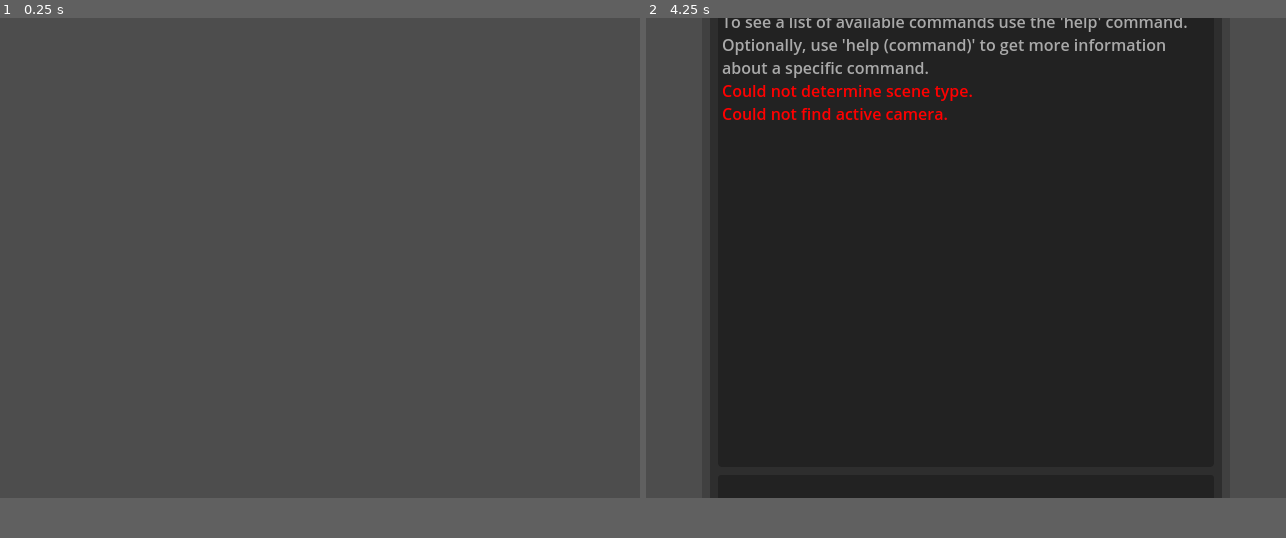
Above: before the commit, frames 1-2 (left to right).
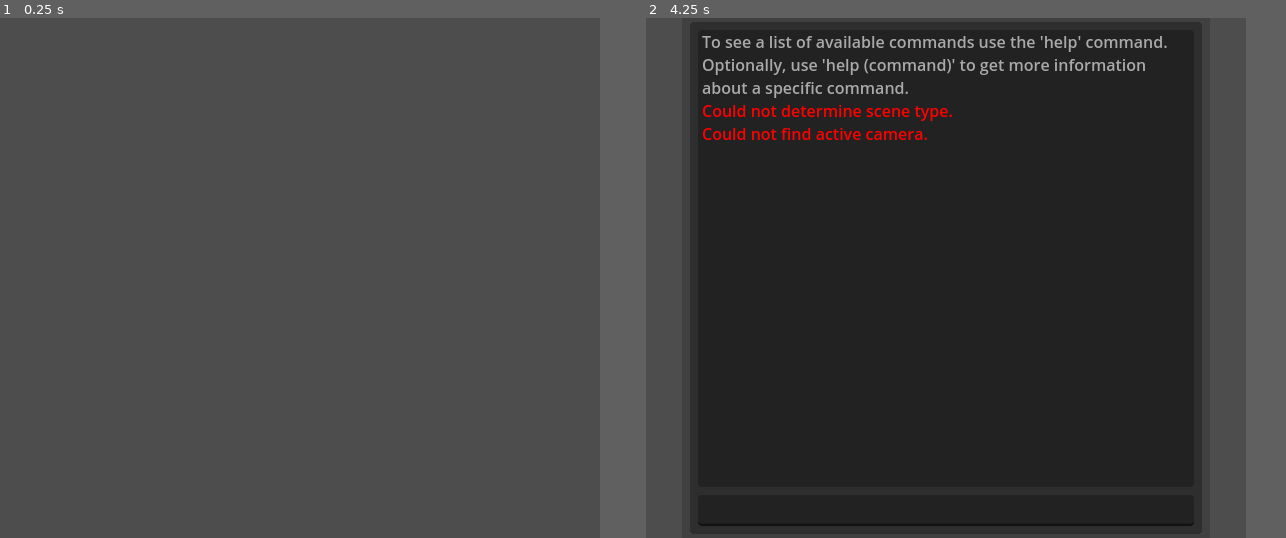
Above: after the commit, the same moments.

Repository: The64thGamer/F-Deem
Game: Godot game, scene res://Scenes/Server.tscn
Same seed, same stepped clock (60 frames per second), same inputs: the game is played once before the commit and once after it.
Inputs (mouse positions are in pixels of both pictures, inside the frame that each line leads up to):
- Up to frame 1 (0.25 s): no input
- Up to frame 2 (4.25 s): tap Enter at 0.5, 0.6, 2, 2.1, 3.5, 3.6 s; move the mouse to (1106, 236) at 0.52 s; hold Up 0.53-1.25 s; click (1106, 236) at 0.67 s; tap Space at 1.25, 2.75 s; drag from (838, 283) to (934, 356) at 1.27 s; move the mouse to (1030, 153) at 2.02 s; hold Up 2.03-2.75 s; drag from (934, 356) to (774, 184) at 2.77 s; move the mouse to (1158, 330) at 3.52 s; hold Down from 3.53 s (still down); tap Escape (Console) at 4.15 s
In our replay, the window is 640x480 before the commit and 600x520 after it. These sizes can differ from the game's own. Grey fills any space a smaller window leaves; there, only what the larger window draws over its background counts as a difference.

The runs differ from the first frame. In frame 1, only the window size differs. In frame 2, 12% of the frame differs, in the area x 0-94%, y 0-100%.

Commit message:
Completed conversion of split server client

Diff:
--- a/Scripts/Client.gd
+++ b/Scripts/Client.gd
@@ -5,15 +5,14 @@
 var address: String = "127.0.0.1"
 var port: int = 7888
 
-#Player Settings
+#Sync Settings
 var playerInfo: Dictionary = {}
-
-#World Settings
 var loadedMaps: Dictionary = {}
-
-#Slow Sync
-var totalConnections: int = 0
-var serverUptime: float = 0
+var serverVariables: Dictionary = {
+	"totalConnections": 0,
+	"serverUptime": 0,
+	"serverName": "Unnamed Server",
+}
 
 #Objects
 var peer = null
@@ -22,15 +21,20 @@
 	multiplayer.connected_to_server.connect(connected_to_server)
 	multiplayer.connection_failed.connect(connection_failed)
 
+func _process(delta: float) -> void:
+	serverVariables["serverUptime"] += delta
+
 #region Connecting
 
 func setMode(modeSet: String = "server") -> void:
 	if modeSet.to_lower() == "client":
 		Console.output_text("Mode set to 'Client'")
 		set_script(load("res://Scripts/Client.gd"))
+		_ready()
 	elif modeSet.to_lower() == "server":
 		Console.output_text("Mode set to 'Server'")
 		set_script(load("res://Scripts/Server.gd"))
+		_ready()
 	else:
 		Console.output_error("'" + modeSet + "' not a valid Mode")
 
@@ -75,7 +79,7 @@
 	if checkOnline():
 		var id = multiplayer.get_unique_id()
 		var player_name = "No Player Name Set (" + str(id) + ")"
-		if "name" in playerInfo[id]:
+		if playerInfo.find_key(id) && "name" in playerInfo[id]:
 			player_name = playerInfo[id]["name"]
 		Console.output_text(player_name)
 
@@ -99,7 +103,7 @@
 
 func getServerUptime() -> void:
 	if checkOnline():
-		Console.output_text(str(serverUptime))
+		Console.output_text(str(serverVariables["serverUptime"]))
 
 func getPlayerList() -> void:
 	if checkOnline():
@@ -124,6 +128,23 @@
 @rpc("authority","call_local","reliable")
 func server_send_message(message: String) -> void:
 	Console.output_text(message)
+
+@rpc("authority","call_local","reliable")
+func server_update_server_variable(key, value) -> void:
+	serverVariables[key] = value
+	pass
+
+@rpc("authority","call_local","reliable")
+func server_update_player_info(id,key, value) -> void:
+	if not playerInfo.has(id):
+		playerInfo[id] = {}
+	playerInfo[id][key] = value
+	pass
+
+@rpc("authority","call_local","reliable")
+func server_erase_player_info(id) -> void:
+	playerInfo.erase(id)
+	pass
 #endregion
 
 #region DUMMY SERVER RPCS, REQUIRED SAME BOILERPLATE
--- a/Scripts/Server.gd
+++ b/Scripts/Server.gd
@@ -4,39 +4,50 @@
 #Server Settings
 var address: String = "127.0.0.1"
 var port: int = 7888
+var localUptime: float = 0
 
-#Player Settings
+#Sync Settings
 var playerInfo: Dictionary = {}
-
-#World Settings
 var loadedMaps: Dictionary = {}
-
-#Slow Sync
-var totalConnections: int = 0
-var serverUptime: float = 0
+var serverVariables: Dictionary = {
+	"totalConnections": 0,
+	"serverUptime": 0,
+	"serverName": "F'Deem Server",
+}
 
 #Objects
 var peer = null
-var synchronizer : MultiplayerSynchronizer
-var slowSynchronizer : MultiplayerSynchronizer
 
 func _ready():
 	multiplayer.peer_connected.connect(peer_connected)
 	multiplayer.peer_disconnected.connect(peer_disconnected)
 
 func _process(delta: float) -> void:
-	if multiplayer.is_server():
-		serverUptime += delta
-	pass
+	localUptime += delta
+	if localUptime - serverVariables["serverUptime"] > 5:
+		setServerVariable("serverUptime",localUptime)
 
 #region Hosting
+
+func setServerVariable(key, value) -> void:
+	serverVariables[key] = value
+	server_update_server_variable.rpc(key,value)
+
+func setPlayerInfo(id,key,value) -> void:
+	if not playerInfo.has(id):
+		playerInfo[id] = {}
+	playerInfo[id][key] = value
+	server_update_player_info.rpc(id,key,value)
+
 func setMode(modeSet: String = "client") -> void:
 	if modeSet.to_lower() == "client":
 		Console.output_text("Mode set to 'Client'")
 		set_script(load("res://Scripts/Client.gd"))
+		_ready()
 	elif modeSet.to_lower() == "server":
 		Console.output_text("Mode set to 'Server'")
 		set_script(load("res://Scripts/Server.gd"))
+		_ready()
 	else:
 		Console.output_error("'" + modeSet + "' not a valid Mode")
 
@@ -50,19 +61,7 @@
 		peer.get_host().compress(ENetConnection.COMPRESS_RANGE_CODER)
 		multiplayer.set_multiplayer_peer(peer)
 		if multiplayer.is_server():
-
-			#Done hosts
 			Console.output_text("Hosting '" + address + "'")
-
-			#Add host as client
-			totalConnections += 1
-			var id = multiplayer.get_unique_id()
-			playerInfo[id] ={
-				"id" : id,
-				"name" : "Guest " + str(totalConnections),
-				"permissions" : "admin"
-			}
-			Console.output_text("Player Joined '" + str(id) + "'")
 		else:
 			Console.output_text("Cannot Host 'set_multiplayer_peer failed'")
 
@@ -70,24 +69,19 @@
 	Console.output_error("Currently in Server Mode, use 'setMode client' and then join.")
 
 func peer_connected(id):
-	if multiplayer.is_server():
-		totalConnections += 1
-		playerInfo[id] ={
-			"id" : id,
-			"name" : "Guest " + str(totalConnections),
-			"permissions" : "player"
-		}
-	Console.output_text("Player Joined '" + str(id) + "'")
-	pass
+	setServerVariable("totalConnections", serverVariables["totalConnections"] + 1)
+	setPlayerInfo(id,"id",id)
+	setPlayerInfo(id,"name","Guest " + str(serverVariables["totalConnections"]))
+	setPlayerInfo(id,"permissions","player")
+	server_send_message.rpc("Player Joined '" + str(id) + "'")
 
 func peer_disconnected(id):
-	if multiplayer.is_server():
-		playerInfo.erase(id)
-	Console.output_text("Player Left '" + str(id) + "'")
-	pass
+	playerInfo.erase(id)
+	server_erase_player_info.rpc(id)
+	server_send_message.rpc("Player Left '" + str(id) + "'")
 
 func check_player_permissions(setID:int,permission:String) -> bool:
-	if not "permissions" in playerInfo[setID]:
+	if not playerInfo[setID].has("permissions"):
 		return false
 	if playerInfo[setID]["permissions"] == permission:
 		return true
@@ -95,50 +89,46 @@
 
 @rpc("any_peer","reliable","call_local")
 func set_player_permissions(setID:int,permission:String) -> void:
-	if multiplayer.is_server():
-		var id = multiplayer.get_remote_sender_id()
-		if check_player_permissions(id,"admin"):
-			server_send_message.rpc("'" + playerInfo[id]["name"] + "' set permissions of '" + playerInfo[setID]["name"] + "' to '" + permission + "'")
-			playerInfo[setID]["permissions"] = permission
+	var id = multiplayer.get_remote_sender_id()
+	if check_player_permissions(id,"admin"):
+		server_send_message.rpc("'" + playerInfo[id]["name"] + "' set permissions of '" + playerInfo[setID]["name"] + "' to '" + permission + "'")
+		setPlayerInfo(setID,"permissions",permission)
 
 @rpc("any_peer","reliable","call_local")
 func chat_send(chatText:String) -> void:
-	if multiplayer.is_server():
-		display_chat.rpc(chatText,multiplayer.get_remote_sender_id())
+	display_chat.rpc(chatText,multiplayer.get_remote_sender_id())
 
 @rpc("any_peer","reliable","call_local")
 func playername_send(playerName:String) -> void:
-	if multiplayer.is_server():
-		var id = multiplayer.get_remote_sender_id()
-		if "name" in playerInfo[id]:
-			server_send_message.rpc("'" + playerInfo[id]["name"] + "' changed name to '" + playerName + "'")
-			playerInfo[id]["name"] = playerName
+	var id = multiplayer.get_remote_sender_id()
+	if playerInfo[id].has("name"):
+		server_send_message.rpc("'" + playerInfo[id]["name"] + "' changed name to '" + playerName + "'")
+		setPlayerInfo(id,"name",playerName)
 
 @rpc("any_peer","reliable","call_local")
 func place_piece(piece:Dictionary,mapX:int,mapY:int,mapZ:int,mapW:int) -> void:
-	if multiplayer.is_server():
-		var id = multiplayer.get_remote_sender_id()
-		if check_player_permissions(id,"cheater") || check_player_permissions(id,"admin"):
-			#Strip bad dictionary stuff from piece
-			var parsed_piece = {
-				"color": piece.get("color", "green"),
-				"id": piece.get("id", 0),
-				"position": piece.get("position", Vector3.ZERO),
-				"rotation": piece.get("rotation", Quaternion.IDENTITY)
+	var id = multiplayer.get_remote_sender_id()
+	if check_player_permissions(id,"cheater") || check_player_permissions(id,"admin"):
+		#Strip bad dictionary stuff from piece
+		var parsed_piece = {
+			"color": piece.get("color", "green"),
+			"id": piece.get("id", 0),
+			"position": piece.get("position", Vector3.ZERO),
+			"rotation": piece.get("rotation", Quaternion.IDENTITY)
+		}
+
+		#Add
+		var mapName = str(mapX) + "," + str(mapY) + "," + str(mapZ) + "," + str(mapW)
+		if not mapName in loadedMaps:
+			#DO THIS LATER
+			#loadmap from savefile
+			#if (map) is null
+				#create map
+			loadedMaps[mapName] ={
+				"pieces" : []
 			}
-
-			#Add
-			var mapName = str(mapX) + "," + str(mapY) + "," + str(mapZ) + "," + str(mapW)
-			if not mapName in loadedMaps:
-				#DO THIS LATER
-				#loadmap from savefile
-				#if (map) is null
-					#create map
-				loadedMaps[mapName] ={
-					"pieces" : []
-				}
-			loadedMaps[mapName]["pieces"].append(parsed_piece)
-			server_send_message.rpc("'" + playerInfo[id]["name"] + "' placed piece '" + str(parsed_piece["color"]) + str(parsed_piece["id"]) + "' at " + str(parsed_piece["position"]))
+		loadedMaps[mapName]["pieces"].append(parsed_piece)
+		server_send_message.rpc("'" + playerInfo[id]["name"] + "' placed piece '" + str(parsed_piece["color"]) + str(parsed_piece["id"]) + "' at " + str(parsed_piece["position"]))
 #endregion
 
 #region DUMMY CLIENT RPCS, REQUIRED SAME BOILERPLATE
@@ -146,10 +136,27 @@
 
 @rpc("authority","call_local","reliable")
 func display_chat(chatText: String, id: int) -> void:
+	if playerInfo.has(id):
+		var player_name = "Unknown Player Name (" + str(id) + ")"
+		if "name" in playerInfo[id]:
+			player_name = playerInfo[id]["name"]
+		Console.output_text(player_name + ": " + chatText)
+	else:
+		Console.output_text("Unknown Player (" + str(id) + "): " + chatText)
+
+@rpc("authority","call_local","reliable")
+func server_send_message(message: String) -> void:
+	Console.output_text(message) #Display this
+
+@rpc("authority","call_local","reliable")
+func server_update_server_variable(key, value) -> void:
 	pass
 
 @rpc("authority","call_local","reliable")
-func server_send_message(message: String) -> void:
+func server_update_player_info(id,key, value) -> void:
 	pass
 
+@rpc("authority","call_local","reliable")
+func server_erase_player_info(id) -> void:
+	pass
 #endregion
--- a/project.godot
+++ b/project.godot
@@ -23,8 +23,8 @@
 
 [display]
 
-window/size/viewport_width=640
-window/size/viewport_height=480
+window/size/viewport_width=600
+window/size/viewport_height=520
 
 [dotnet]
 
